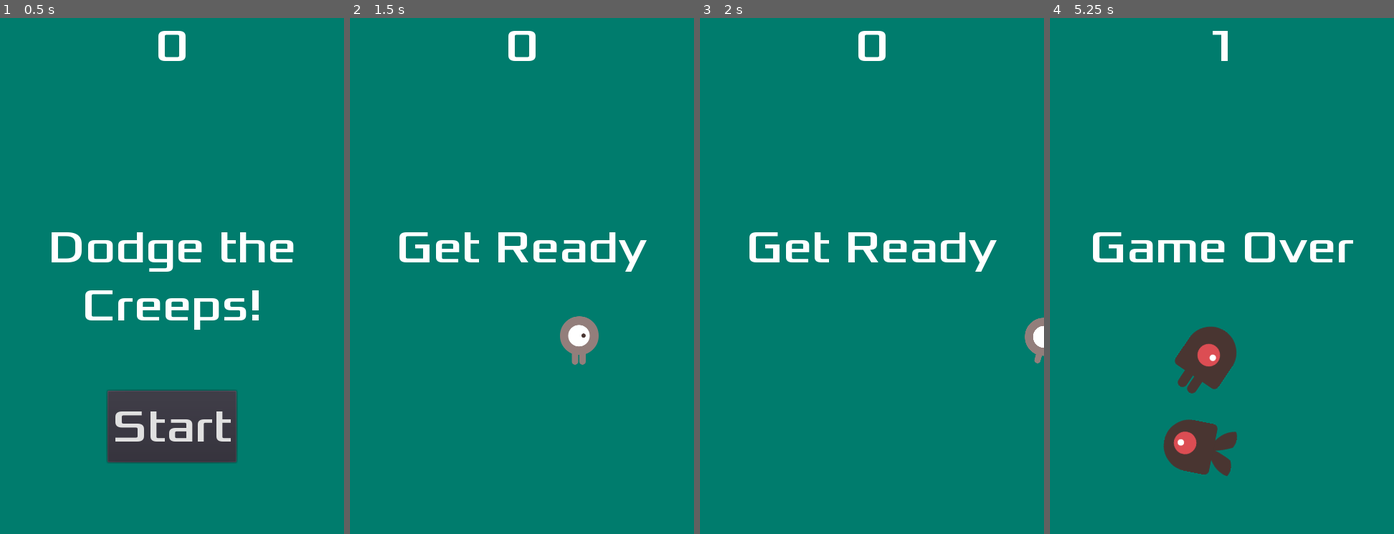
Above: before the commit, frames 1-4 (left to right).
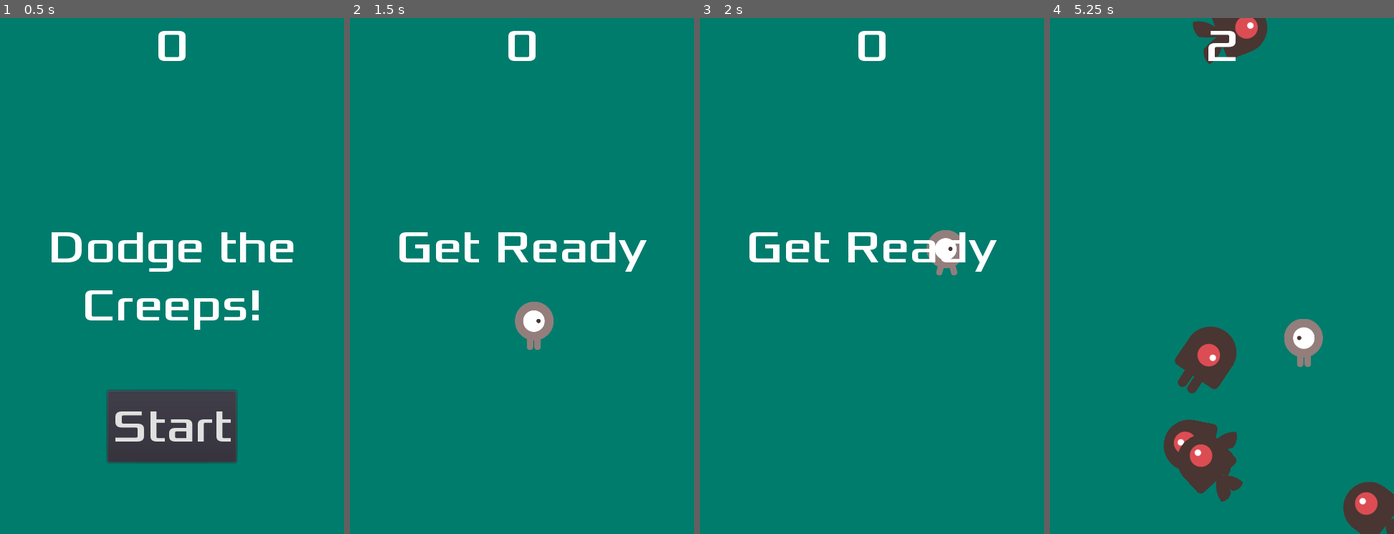
Above: after the commit, the same moments.

Repository: Luckybatwing/first-2d-game
Game: Godot game, scene res://Main.tscn
Two runs of this game, one before a commit and one after it. Both use one fixed random seed, a clock stepped at 60 frames per second and the inputs below.
Inputs (mouse positions are in pixels of both pictures, inside the frame that each line leads up to):
- Up to frame 1 (0.5 s): no input
- Up to frame 2 (1.5 s): click "Start" at 0.5 s; tap Enter at 1.25 s; move the mouse to (597, 250) at 1.27 s; hold D (move_right) from 1.28 s (still down); tap Space (start_game) at 1.35 s; click (597, 250) at 1.42 s
- Up to frame 3 (2 s): keep holding D (move_right)
- Up to frame 4 (5.25 s): move the mouse to (1153, 301) at 2.02 s; release D (move_right) at 2.03 s; hold S (move_down) 2.03-2.78 s; tap Space (start_game) every 0.75 s from 2.1 to 5.1 s; click (1153, 301) at 2.17 s; move the mouse to (1256, 162) at 2.77 s; hold D (move_right) 2.78-3.53 s; click (1256, 162) at 2.92 s; move the mouse to (1204, 379) at 3.52 s; hold W (move_up) 3.53-4.28 s; click (1204, 379) at 3.67 s; move the mouse to (1325, 353) at 4.27 s; hold A (move_left) from 4.28 s (still down); click (1325, 353) at 4.42 s; move the mouse to (1118, 198) at 5.02 s; click (1118, 198) at 5.17 s

Frame 1 is identical in both runs. In frame 2, 1.5% of the frame differs, in the area x 47-73%, y 55-68%; in frame 3, 0.8%; in frame 4, 6.0%, in the area x 12-100%, y 0-100%.

Commit message:
Make changes for export

Diff:
--- a/Player.gd
+++ b/Player.gd
@@ -4,6 +4,8 @@
 # `export` lets you change the value in Godot's inspector
 export var speed = 400  # How fast the player will move (pixels/sec).
 var screen_size  # Size of the game window.
+
+var target = Vector2()  # The clicked pos
 
 
 func _ready():
@@ -13,14 +15,19 @@
 
 func _process(delta):
 	var velocity = Vector2.ZERO  # The player's movement vector.
-	if Input.is_action_pressed("move_right"):
-		velocity.x += 1
-	if Input.is_action_pressed("move_left"):
-		velocity.x -= 1
-	if Input.is_action_pressed("move_down"):
-		velocity.y += 1
-	if Input.is_action_pressed("move_up"):
-		velocity.y -= 1
+
+	# Move towards the target and stop when close.
+	if position.distance_to(target) > 10:
+		velocity = target - position
+
+	# if Input.is_action_pressed("move_right"):
+	# 	velocity.x += 1
+	# if Input.is_action_pressed("move_left"):
+	# 	velocity.x -= 1
+	# if Input.is_action_pressed("move_down"):
+	# 	velocity.y += 1
+	# if Input.is_action_pressed("move_up"):
+	# 	velocity.y -= 1
 
 	if velocity.length() > 0:
 		velocity = velocity.normalized() * speed
@@ -52,5 +59,11 @@
 
 func start(pos):
 	position = pos
+	target = pos
 	show()
 	$CollisionShape2D.disabled = false
+
+
+func _input(event):
+	if event is InputEventScreenTouch and event.pressed:
+		target = event.position
--- a/project.godot
+++ b/project.godot
@@ -18,6 +18,7 @@
 
 window/size/width=480
 window/size/height=720
+window/handheld/orientation="portrait"
 window/stretch/mode="2d"
 window/stretch/aspect="keep"
 
@@ -49,6 +50,10 @@
  ]
 }
 
+[input_devices]
+
+pointing/emulate_touch_from_mouse=true
+
 [physics]
 
 common/enable_pause_aware_picking=true
